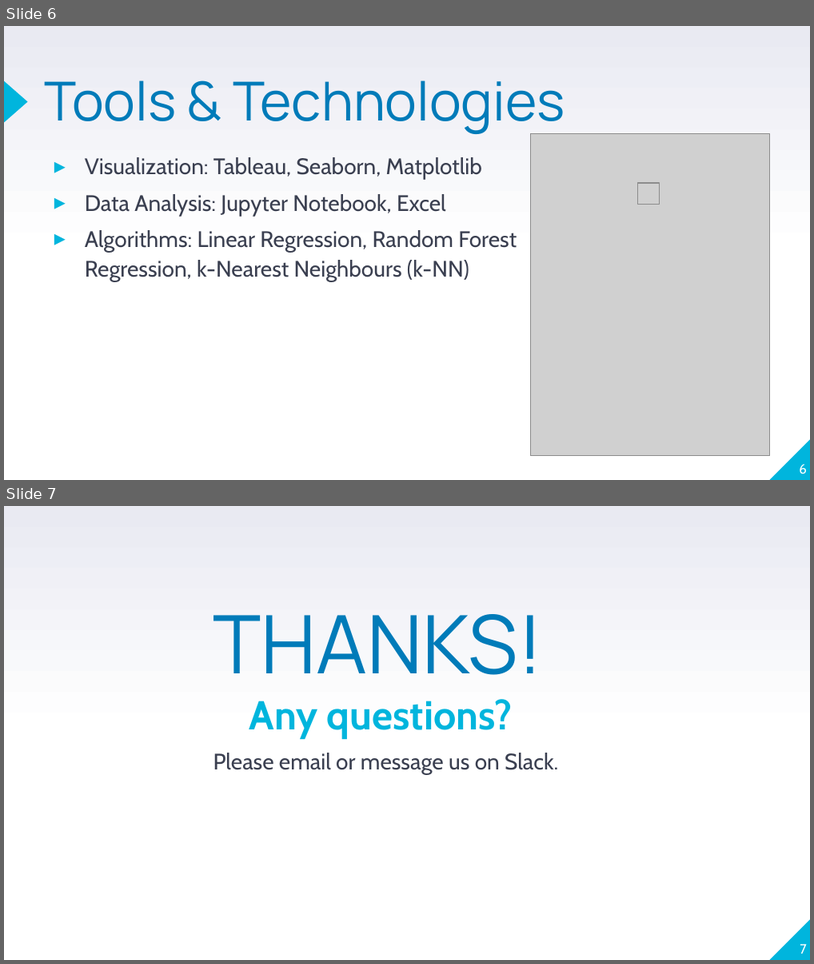
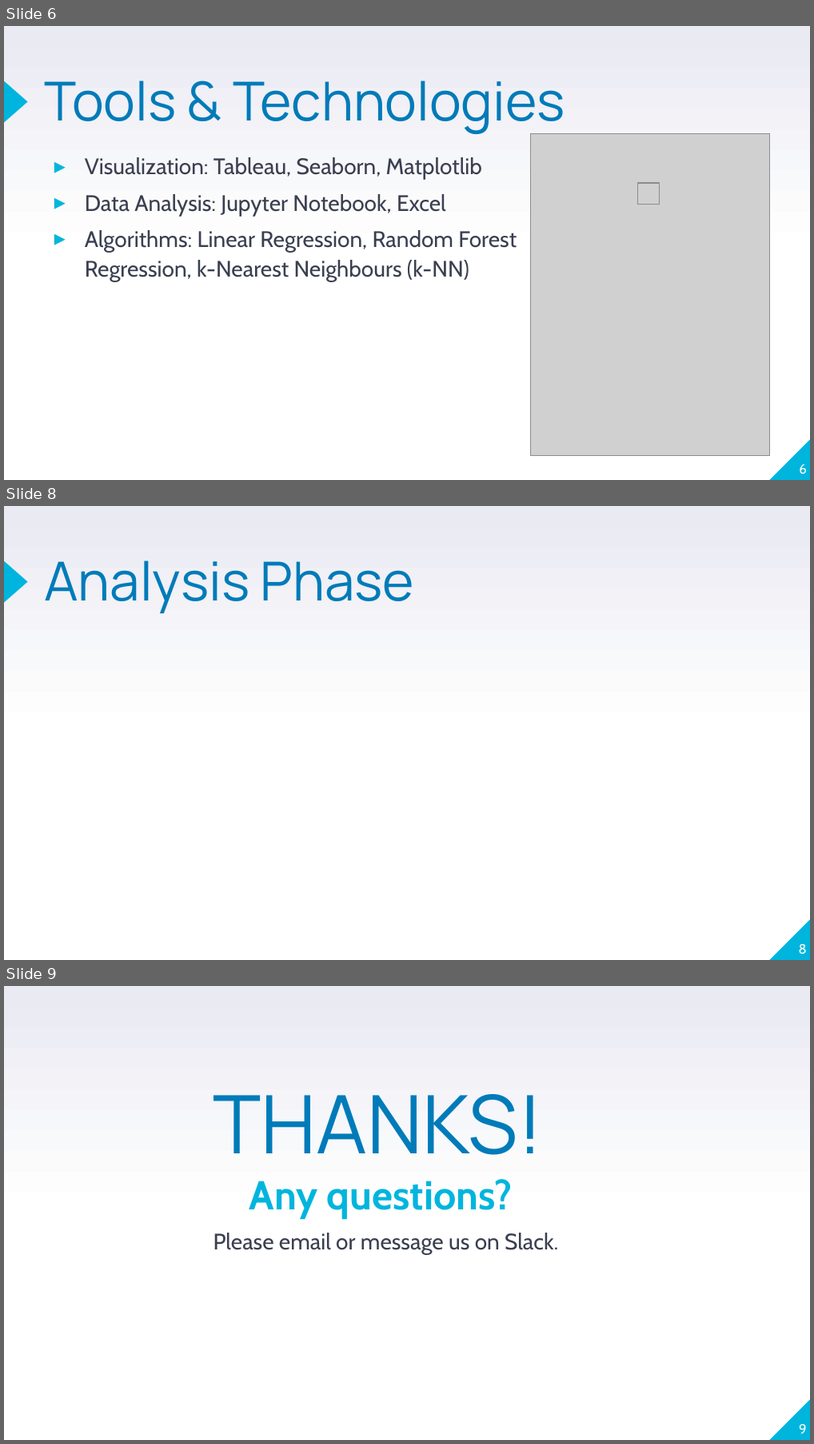
Before and after one commit to Tomas-habte/House_Price_Prediction_Project, a slide deck: House Price Prediction Project.pptx. Shown one above the other, each under a label of ours: slides 6 and 7 before the commit, slides 6, 8 and 9 after it; the slides between them are not shown. The pictures are 814x964 and 814x1444 pixels, drawn with LibreOffice and Linux fonts; fonts in the diff are those of the drawing; grey boxes stand for pictures. Boxes give left, top, right and bottom in pixels: in the first picture for what was removed or moved away, otherwise in the second. Text is boxed around its words. In the diff, an @@ line names an element or a change of style, - is before the commit and + after.

```diff
--- a/House Price Prediction Project.pptx
+++ b/House Price Prediction Project.pptx
@@ slide 8 added at box(4, 506, 810, 960), background gradient #FFFFFF to #E9EAF2; not listed: 2 template elements that a slide beside it also shows @@
@@ title added at box(44, 560, 414, 613), 48 pt, text #007BB9 @@
+Analysis Phase
@@ page number added at box(799, 944, 807, 954), 12 pt, text #FFFFFF @@
+8
@@ what was slide 7 is now slide 9 @@
@@ page number at box(799, 1424, 807, 1433): text changed @@
-7
+9
```
Also in this commit, not shown: 1 other slide added.
